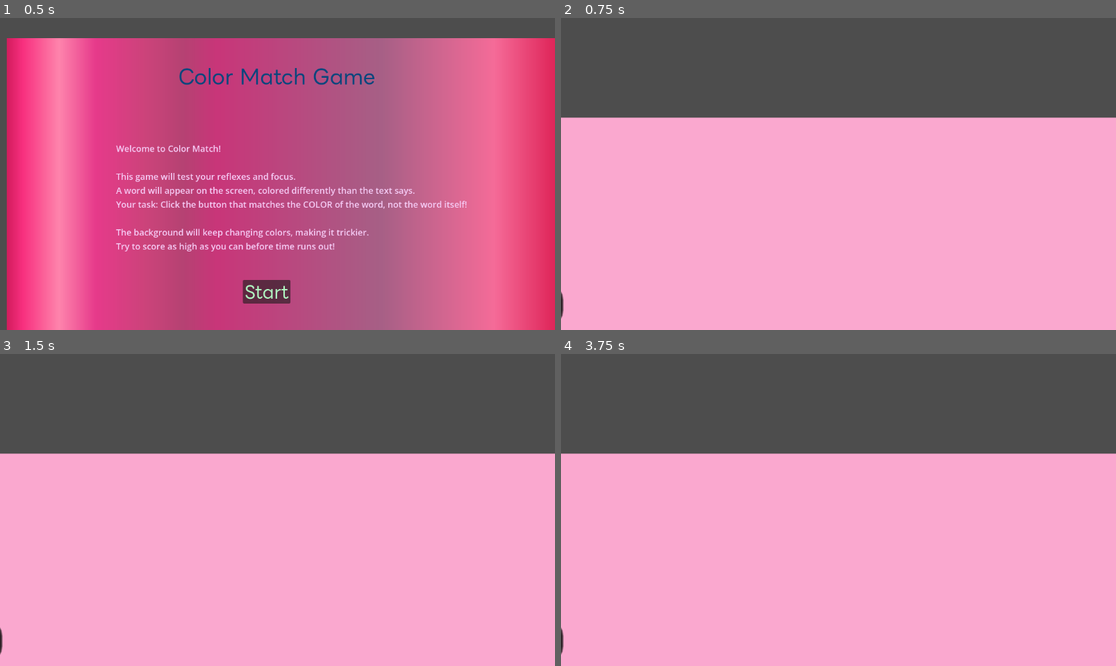
Above: before the commit, frames 1-4 (two rows, left to right).
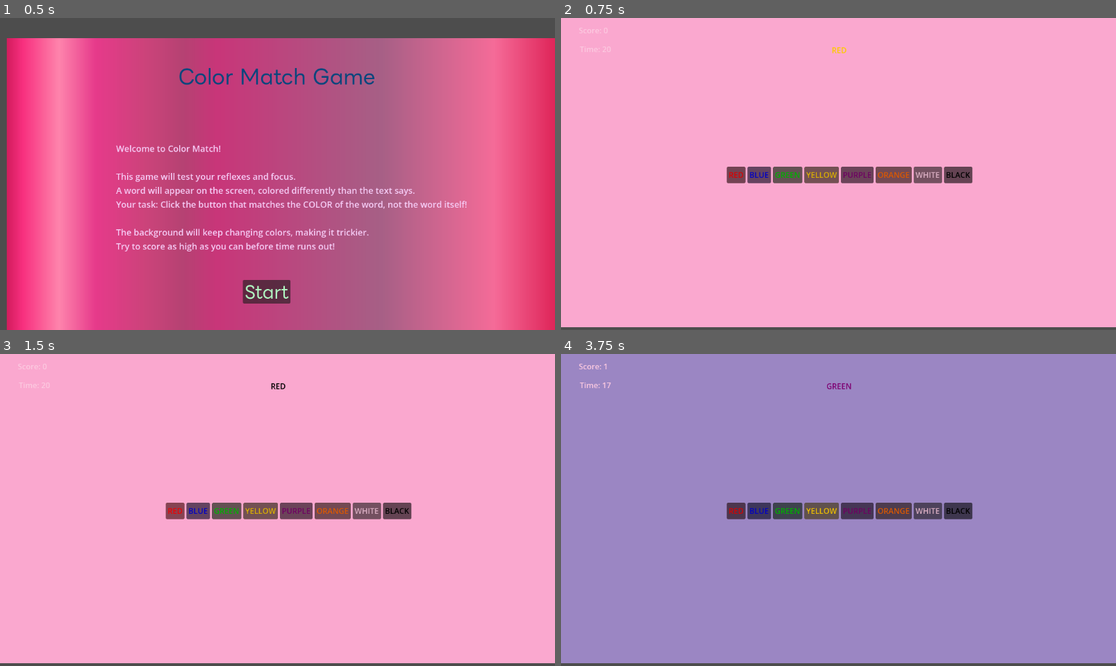
Above: after the commit, the same moments.

Repository: djimichristy-art/ColorMatch
Game: Godot game, scene res://startpage.tscn
The game is run twice, just before and just after one commit, with the same random seed, the same clock (stepped at 60 frames per second) and the same inputs.
Inputs (mouse positions are in pixels of both pictures, inside the frame that each line leads up to):
- Up to frame 1 (0.5 s): no input
- Up to frame 2 (0.75 s): click "Start" at 0.5 s
- Up to frame 3 (1.5 s): click (177, 510) at 1.25 s, where only the run after the commit has a clickable "RED"
- Up to frame 4 (3.75 s): click (760, 510) at 2 s, where only the run after the commit has a clickable "BLUE"; click (788, 510) at 2.75 s, where only the run after the commit has a clickable "GREEN"; click (821, 510) at 3.5 s, where only the run after the commit has a clickable "YELLOW"

Frame 1 is identical in both runs. In frame 2, 35% of the frame differs, in the area x 0-100%, y 0-100%; in frame 3, 35%; in frame 4, 100%.
Error before the commit: Parse Error: Unexpected "$" in class body. (res://color_match.gd:27)

Commit message:
Fixed the game timer issues

Diff:
--- a/color_match.gd
+++ b/color_match.gd
@@ -17,14 +17,15 @@
 var score: int = 0
 var time_left: int = 20
 var current_color_name: String = ""
+var display_color_name: String = ""
 var bg_timer_counter: float = 0
 
 # --- Nodes ---
-@onready var word_label =$TimerLabel
+@onready var word_label = $WordLabel
 @onready var score_label = $ScoreLabel
 @onready var timer_label = $TimerLabel
 @onready var timer = $GameTimer
-$WordLabel@onready var buttons_container = $ButtonsContainer
+@onready var buttons_container = $ButtonsContainer
 @onready var background = $Background  # ColorRect
 
 # --- Ready ---
@@ -44,30 +45,43 @@
 			if COLOR_VALUES.has(color_name):
 				button.modulate = COLOR_VALUES[color_name]
 			if not button.pressed.is_connected(self._on_answer_button_pressed):
-				button.pressed.connect(_on_answer_button_pressed, [button])
+				button.pressed.connect(_on_answer_button_pressed.bind(button))
 
+	# Start the countdown timer
 	if timer:
+		timer.wait_time = 1
+		timer.one_shot = false
 		timer.start()
+		timer.timeout.connect(_on_GameTimer_timeout)
 	else:
 		print("Timer node not found!")
 
-# --- Pick new color ---
+# --- Pick new word and display color ---
 func pick_new_color():
-	if COLORS.size() == 0: return
+	if COLORS.size() == 0:
+		return
+
+	# Pick the word
 	current_color_name = COLORS[randi() % COLORS.size()]
-	if word_label:
-		word_label.text = current_color_name
+	word_label.text = current_color_name
+
+	# Pick a different color for the text
+	display_color_name = COLORS[randi() % COLORS.size()]
+	while display_color_name == current_color_name:
+		display_color_name = COLORS[randi() % COLORS.size()]
+
+	word_label.modulate = COLOR_VALUES[display_color_name]
 
 # --- Button pressed ---
 func _on_answer_button_pressed(button):
 	if button == null: return
 	var button_color = button.get_meta("COLOR_NAME")
-	if button_color == current_color_name:
+	if button_color == display_color_name:
 		score += 1
 	update_score_label()
 	pick_new_color()
 
-# --- Labels ---
+# --- Update labels ---
 func update_score_label():
 	if score_label:
 		score_label.text = "Score: " + str(score)
@@ -85,15 +99,21 @@
 			# Lighter random colors so text is readable
 			background.color = Color(randf()*0.6 + 0.4, randf()*0.6 + 0.4, randf()*0.6 + 0.4)
 
-# --- Timer timeout ---
+# --- Timer countdown and Game Over ---
 func _on_GameTimer_timeout():
 	time_left -= 1
 	update_timer_label()
+
 	if time_left <= 0:
 		if timer:
 			timer.stop()
+
+		# --- Show Game Over screen ---
 		var end_page = get_parent().get_node("EndPage")
 		if end_page:
-			end_page.show_score(score)
-			self.visible = false
 			end_page.visible = true
+			if "show_score" in end_page:
+				end_page.show_score(score)  # make sure EndPage has this function
+
+		# Hide the game screen
+		self.visible = false
--- a/color_match.tscn
+++ b/color_match.tscn
@@ -7,79 +7,101 @@
 [node name="ColorMatch" type="Control"]
 modulate = Color(0.9915932, 0.7946061, 0.883331, 1)
 layout_mode = 3
-anchors_preset = 0
-offset_top = 640.0
-offset_bottom = 640.0
-scale = Vector2(-11.704384, -10.921348)
+anchors_preset = 15
+anchor_right = 1.0
+anchor_bottom = 1.0
+grow_horizontal = 2
+grow_vertical = 2
 theme = SubResource("Theme_iatae")
 script = ExtResource("1_iatae")
 
 [node name="Background" type="ColorRect" parent="."]
-layout_mode = 0
-offset_left = -9000.389
-offset_top = -4664.626
-offset_right = 40.0
-offset_bottom = 40.0
+layout_mode = 1
+anchors_preset = 15
+anchor_right = 1.0
+anchor_bottom = 1.0
+offset_top = -6.0
+offset_bottom = -6.0
+grow_horizontal = 2
+grow_vertical = 2
 color = Color(0.9867894, 0.83050275, 0.9188264, 1)
 
 [node name="ScoreLabel" type="Label" parent="."]
-layout_mode = 0
-offset_right = 40.0
-offset_bottom = 23.0
+layout_mode = 1
+offset_left = 37.0
+offset_top = 14.0
+offset_right = 93.0
+offset_bottom = 37.0
+text = "Score x00"
 
 [node name="TimerLabel" type="Label" parent="."]
 layout_mode = 0
-offset_right = 40.0
-offset_bottom = 23.0
+offset_left = 39.0
+offset_top = 53.0
+offset_right = 79.0
+offset_bottom = 76.0
+text = "Time:"
 
 [node name="WordLabel" type="Label" parent="."]
-layout_mode = 0
-offset_right = 40.0
-offset_bottom = 23.0
+layout_mode = 1
+anchors_preset = -1
+anchor_left = 0.5
+anchor_right = 0.5
+anchor_bottom = 0.018000001
+offset_left = -14.0
+offset_top = 55.0
+offset_right = 17.0
+offset_bottom = 66.336
+grow_horizontal = 2
+text = "RED"
 
-[node name="ButtonsContainer" type="Button" parent="."]
-layout_mode = 0
-offset_right = 8.0
-offset_bottom = 8.0
+[node name="ButtonsContainer" type="HBoxContainer" parent="."]
+layout_mode = 1
+anchors_preset = 8
+anchor_left = 0.5
+anchor_top = 0.5
+anchor_right = 0.5
+anchor_bottom = 0.5
+offset_left = -208.0
+offset_top = -15.5
+offset_right = 253.0
+offset_bottom = 19.0
+grow_horizontal = 2
+grow_vertical = 2
 
 [node name="RedButton" type="Button" parent="ButtonsContainer"]
-layout_mode = 0
-offset_right = 8.0
-offset_bottom = 8.0
+layout_mode = 2
+text = "RED"
 
 [node name="BlueButton" type="Button" parent="ButtonsContainer"]
-layout_mode = 0
-offset_right = 8.0
-offset_bottom = 8.0
+layout_mode = 2
+text = "BLUE"
 
 [node name="GreenButton" type="Button" parent="ButtonsContainer"]
-layout_mode = 0
-offset_right = 8.0
-offset_bottom = 8.0
+layout_mode = 2
+text = "GREEN"
 
 [node name="YellowButton" type="Button" parent="ButtonsContainer"]
-layout_mode = 0
-offset_right = 8.0
-offset_bottom = 8.0
+layout_mode = 2
+text = "YELLOW"
 
 [node name="PurpleButton" type="Button" parent="ButtonsContainer"]
-layout_mode = 0
-offset_right = 8.0
-offset_bottom = 8.0
+layout_mode = 2
+text = "PURPLE"
 
 [node name="OrangeButton" type="Button" parent="ButtonsContainer"]
-layout_mode = 0
-offset_right = 8.0
-offset_bottom = 8.0
+layout_mode = 2
+text = "ORANGE"
 
 [node name="WhiteButton" type="Button" parent="ButtonsContainer"]
-layout_mode = 0
-offset_right = 8.0
-offset_bottom = 8.0
+layout_mode = 2
+text = "WHITE"
 
 [node name="BlackButton" type="Button" parent="ButtonsContainer"]
-layout_mode = 0
-offset_right = 8.0
-offset_bottom = 8.0
+layout_mode = 2
+text = "BLACK"
 
 [node name="GameTimer" type="Timer" parent="."]
+autostart = true
+
+[connection signal="timeout" from="GameTimer" to="." method="_on_game_timer_timeout"]
